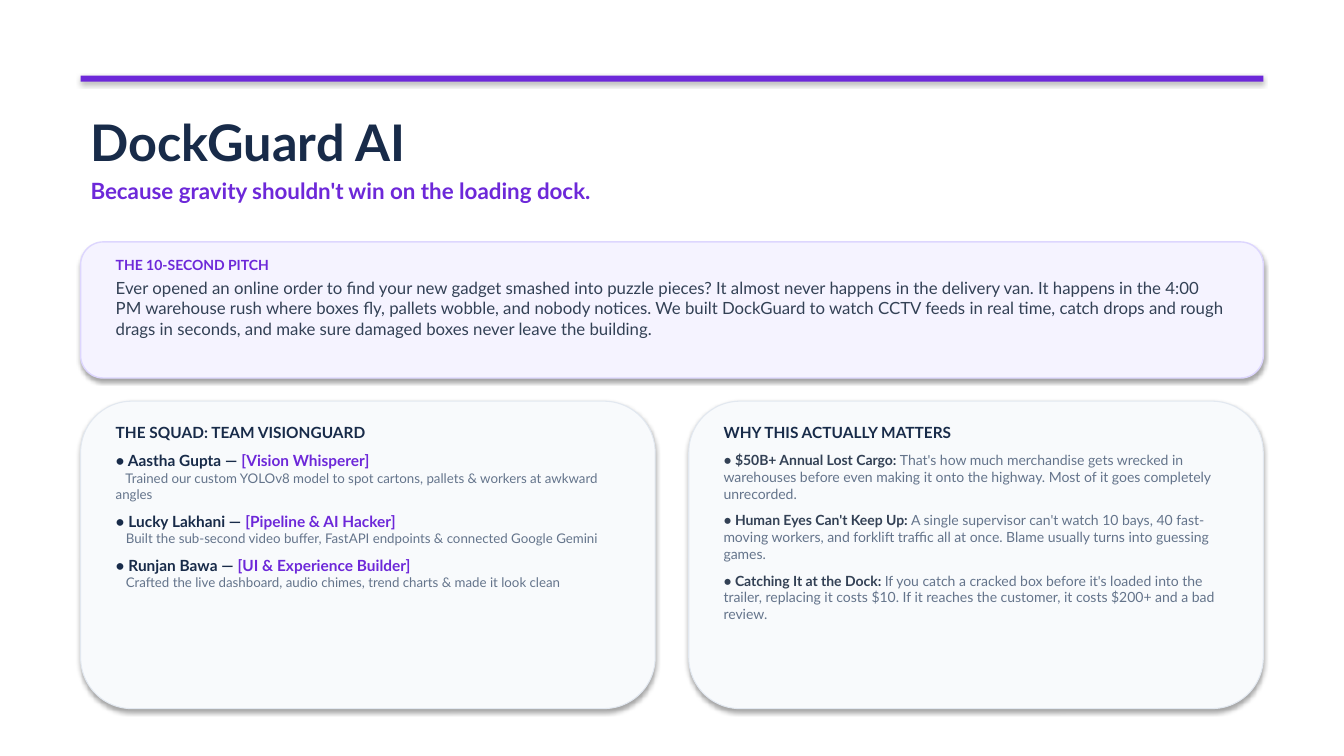
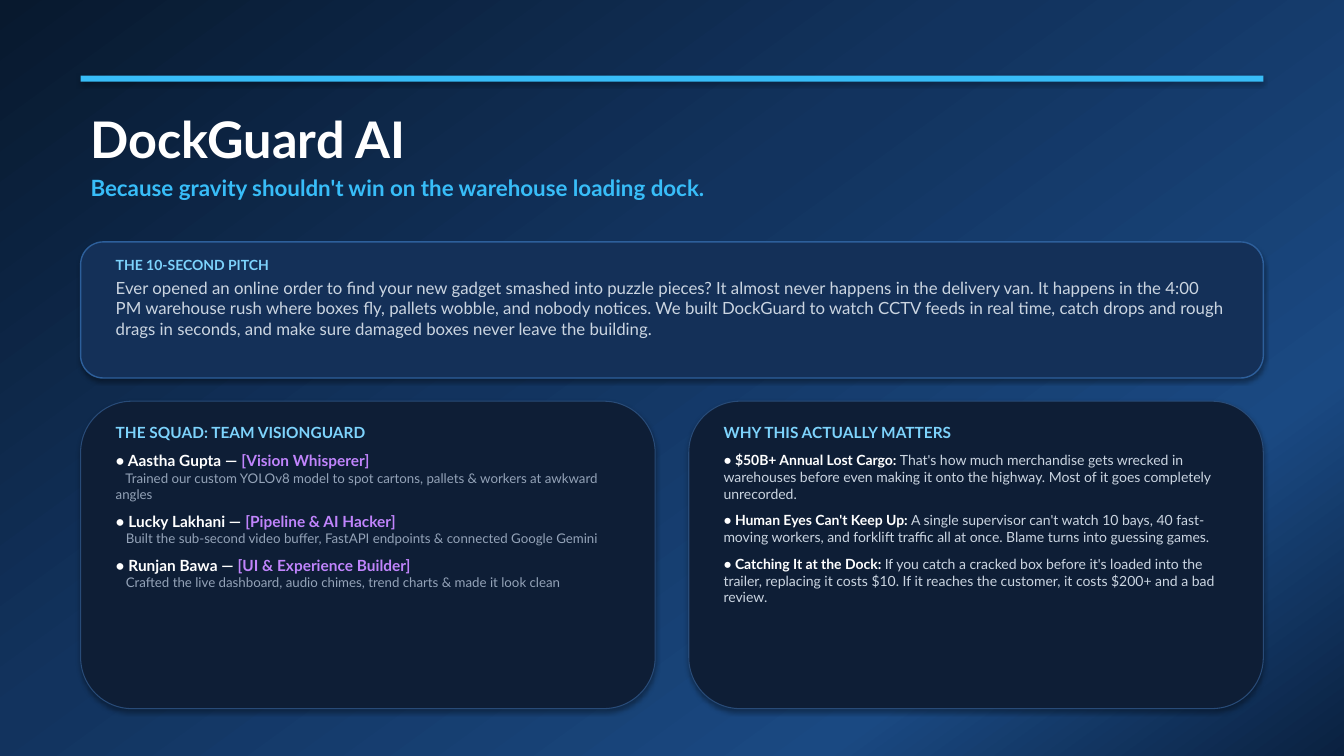
Before and after one commit to Aastha008/Smart-Warehouse-System, a slide deck: slide 1 of Smart_Warehouse_DockGuard_Presentation.pptx. Drawn at 1344x756 pixels with LibreOffice and Linux fonts; fonts in the diff are those of the drawing. Boxes give left, top, right and bottom in pixels: in the first picture for what was removed or moved away, otherwise in the second. Text is boxed around its words. In the diff, an @@ line names an element or a change of style, - is before the commit and + after.

Commit message:
Update all slides with pretty blue gradient theme (professional, human-made)

```diff
--- a/Smart_Warehouse_DockGuard_Presentation.pptx
+++ b/Smart_Warehouse_DockGuard_Presentation.pptx
@@ rectangle at <box>0,0,1344,756</box>: fill #FFFFFF to gradient #08192E to #12335E to #1A4982 to #0A2140 @@
@@ rectangle at <box>81,76,1263,82</box>: fill #6D28D9 to #38BDF8 @@
@@ text at <box>91,120,405,159</box>: text colour #182B49 to #FFFFFF in "DockGuard AI" @@
@@ text at <box>91,179,704,200</box>: text changed; text colour #6D28D9 to #38BDF8 @@
-Because gravity shouldn't win on the loading dock.
+Because gravity shouldn't win on the warehouse loading dock.
@@ rounded rectangle at <box>81,242,1263,378</box>: fill #F5F3FF to #143058; outline #DDD6FE 1 pt to #2D5F9B 1 pt @@
@@ text "THE 10-SECOND PITCH" at <box>116,260,1223,338</box>: text colour #6D28D9 to #7DD3FC in "THE 10-SECOND PITCH"; text colour #334155 to #CBD5E1 @@
@@ rounded rectangle at <box>81,401,655,709</box>: fill #F8FAFC to #0E1E36; outline #E2E8F0 0.75 pt to #284B78 0.75 pt @@
@@ text "THE SQUAD: TEAM VISIONGUARD" at <box>116,426,598,589</box>: text colour #182B49 to #7DD3FC in "THE SQUAD: TEAM VISIONGUARD"; text colour #182B49 to #FFFFFF in "• Aastha Gupta —", "• Lucky Lakhani —", "• Runjan Bawa —"; text colour #6D28D9 to #C084FC in "[Vision Whisperer]", "[Pipeline & AI Hacker]", "[UI & Experience Builder]"; text colour #64748B to #94A3B8 in "Trained our custom YOLOv8 model to spot ...", "Built the sub-second video buffer, FastAPI endpoints ...", "Crafted the live dashboard, audio chimes, trend ..." @@
@@ rounded rectangle at <box>689,401,1263,709</box>: fill #F8FAFC to #0E1E36; outline #E2E8F0 0.75 pt to #284B78 0.75 pt @@
@@ text at <box>724,426,1215,602</box>: text colour #182B49 to #7DD3FC in "WHY THIS ACTUALLY MATTERS"; text colour #334155 to #FFFFFF in "• $50B+ Annual Lost Cargo:", "• Catching It at the Dock:"; text colour #64748B to #CBD5E1 in "That's how much merchandise gets wrecked in ...", "If you catch a cracked box before ..." @@
@@ text at <box>724,514,1209,545</box>: text changed; text colour #64748B to #CBD5E1 @@
-• Human Eyes Can't Keep Up: A single supervisor can't watch 10 bays, 40 fast-moving workers, and forklift traffic all at once. Blame usually turns into guessing games.
+• Human Eyes Can't Keep Up: A single supervisor can't watch 10 bays, 40 fast-moving workers, and forklift traffic all at once. Blame turns into guessing games.
```
Also in this commit, not shown: 5 other slides changed, 2 other files.
